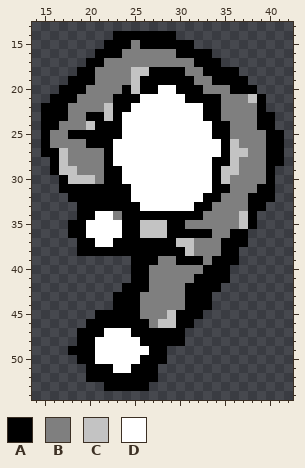
One commit to this pixel-art sprite: data/images/sprites/player.png. The first picture shows the starting point.
The file is 64x64 pixels. Shown: x 14..42, y 13..54.
Palette (. is transparent): A #000000  B #7f7f7f  C #c3c3c3  D #ffffff
The same view after the edit:
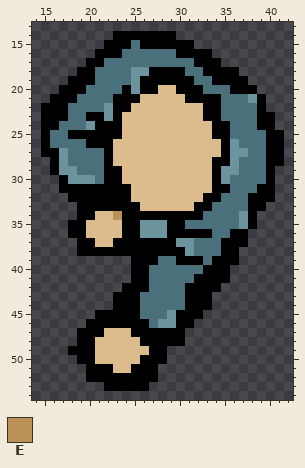
Colours new in this view: E #ba9157
Change:
{"colour":"B","old":"#7f7f7f","new":"#49707b"}
{"colour":"C","old":"#c3c3c3","new":"#6c949f"}
{"colour":"D","old":"#ffffff","new":"#dcbb8c"}
{"y":34,"x":23,"old":"B","new":"E"}
{"label":"changed","picture_box":[50,40,266,373]}
